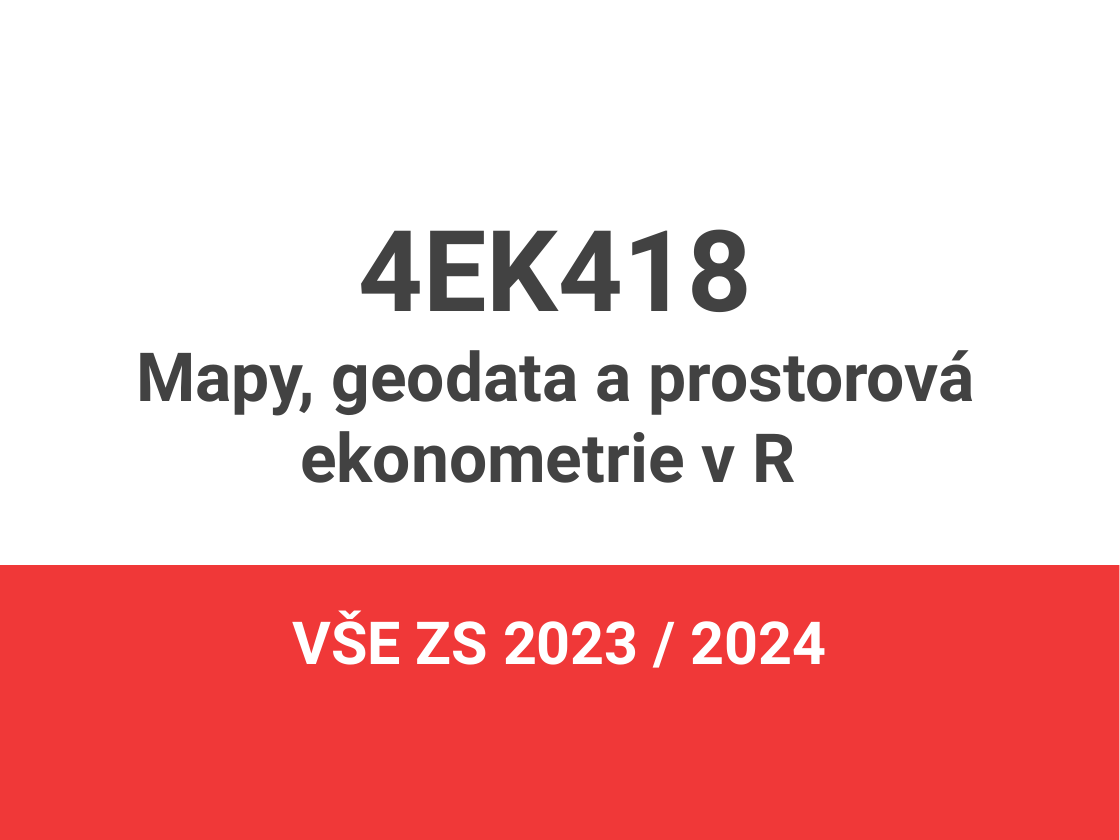
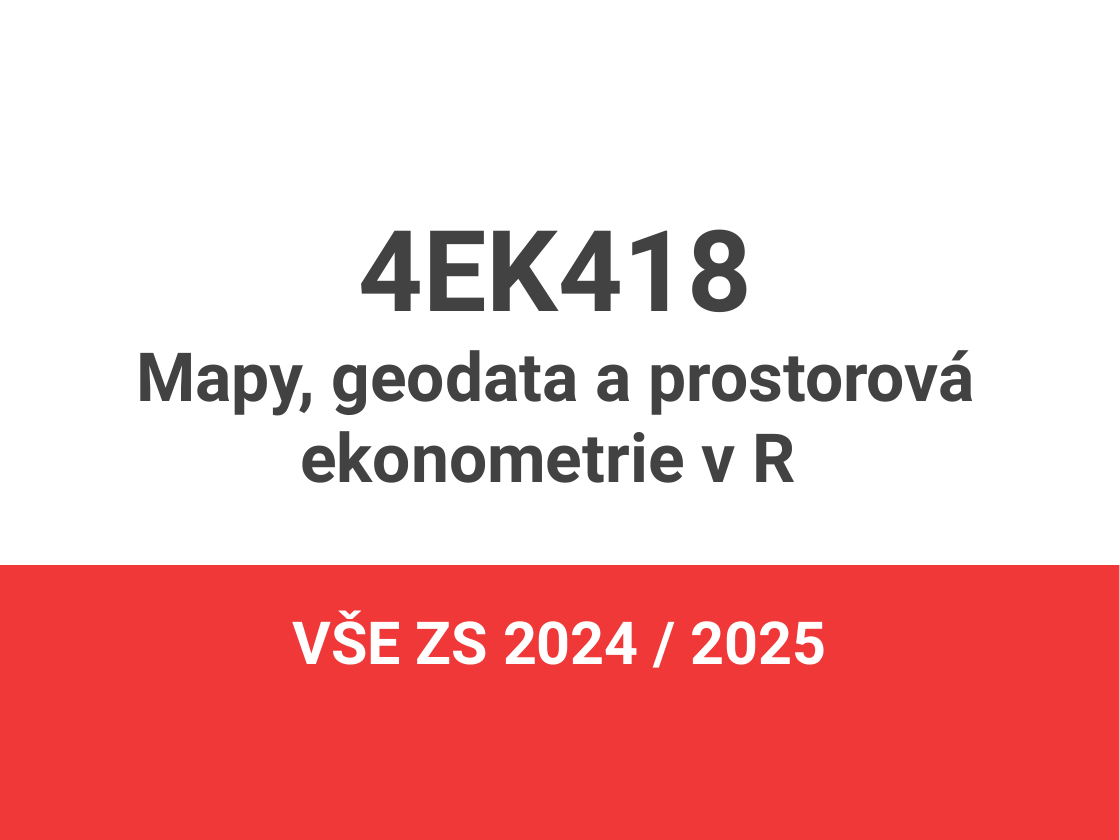
Before and after one commit to jlacko/4EK418, a slide deck: slide 1 of prez/0 - intro 4EK418.odp. Drawn at 1120x840 pixels with LibreOffice and Linux fonts; fonts in the diff are those of the drawing. Boxes give left, top, right and bottom in pixels: in the first picture for what was removed or moved away, otherwise in the second. Text is boxed around its words. In the diff, an @@ line names an element or a change of style, - is before the commit and + after.

```diff
--- a/prez/0 - intro 4EK418.odp
+++ b/prez/0 - intro 4EK418.odp
@@ subtitle at (293, 610, 827, 665): text changed @@
-VŠE ZS 2023 / 2024
+VŠE ZS 2024 / 2025
```
Also in this commit, not shown: 1 other slide changed, 4 other files.
